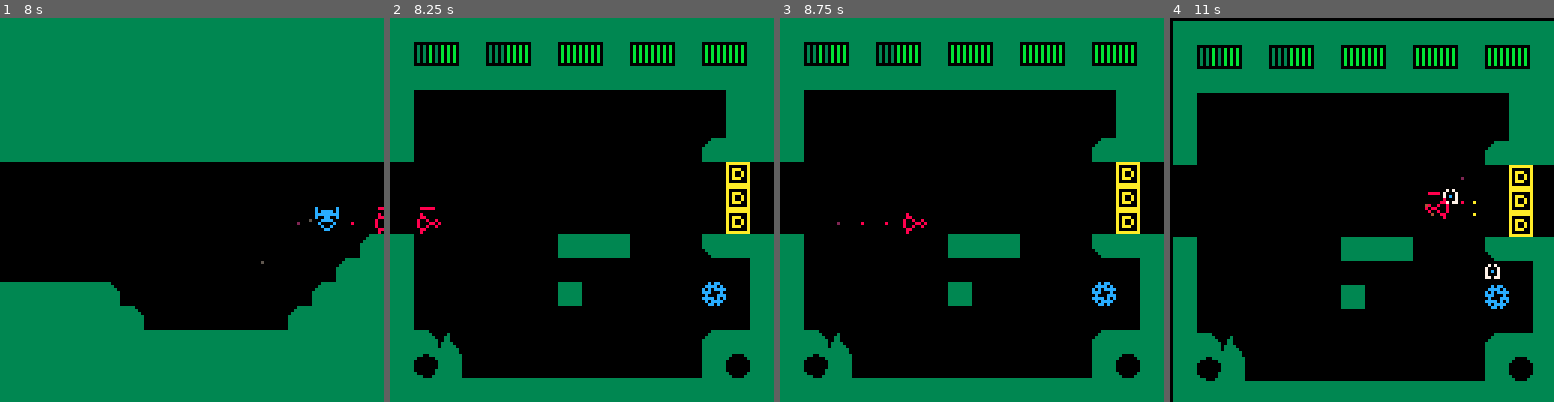
Above: before the commit, frames 1-4 (left to right).
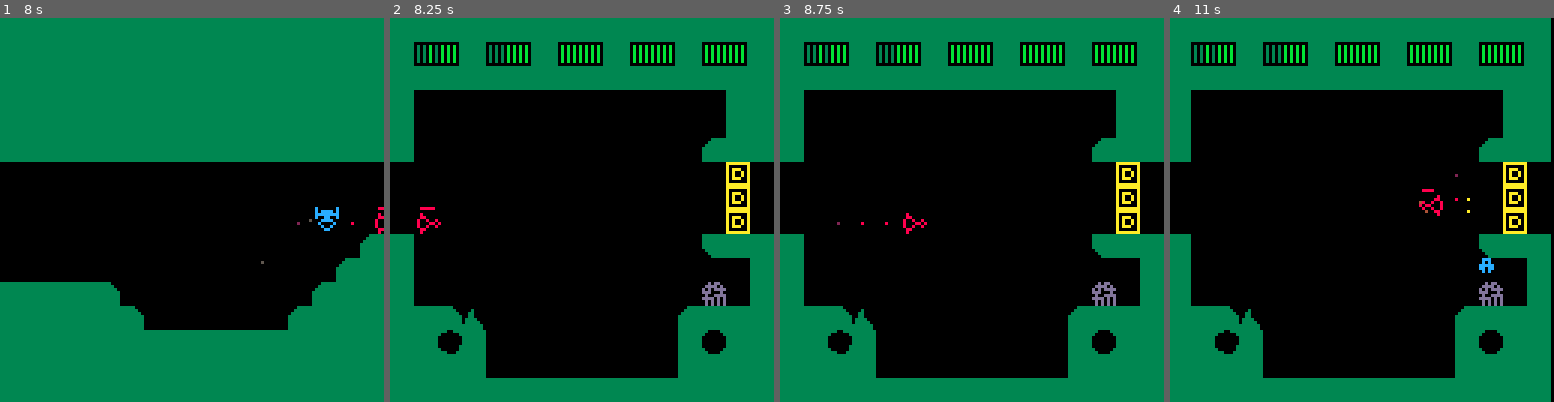
Above: after the commit, the same moments.

Repository: alxgnon/pico-8
Game: PICO-8 cartridge waheronaute.p8
Same seed, same stepped clock (60 frames per second), same inputs: the game is played once before the commit and once after it.
Inputs:
- Up to frame 1 (8 s): tap X (X key) at 0.33, 0.7, 1.43, 2.58, 3.1, 3.62, 4.13, 4.65, 5.17, 5.68, 6.2, 6.72, 7.23, 7.75 s; tap O (Z key) at 1.07, 1.8, 2.43, 3.07, 3.7, 4.33, 4.97, 5.6, 6.23, 6.87, 7.5 s; hold Right 2.33-3.33 s; hold Right 3.38-4.22 s; hold Up 4.27-4.67 s; hold Right 4.72-5.72 s; hold Down 5.77-6.1 s; hold Left 6.15-6.98 s; hold Right from 7.03 s (still down)
- Up to frame 2 (8.25 s): release Right at 8.03 s; hold Right from 8.08 s (still down); tap O (Z key) at 8.13 s
- Up to frame 3 (8.75 s): keep holding Right; tap X (X key) at 8.27 s
- Up to frame 4 (11 s): tap O (Z key) every 0.63 s from 8.77 to 10.67 s; tap X (X key) every 0.52 s from 8.78 to 10.85 s; release Right at 8.92 s; hold Up 8.97-9.37 s; hold Right 9.42-10.42 s; hold Down 10.47-10.8 s; hold Left from 10.85 s (still down)

Frame 1 is identical in both runs. In frame 2, 6.6% of the frame differs, in the area x 6-94%, y 56-94%; in frame 3, 6.6%; in frame 4, 15%, in the area x 0-100%, y 0-100%.

Commit message:
fragile spawner mobs

Diff:
--- a/waheronaute.p8
+++ b/waheronaute.p8
@@ -492,6 +492,7 @@
 	, w = 4
 	, h = 4
 	, hp = 1
+	, fragile = true
 	, edamage = 1
 	,update=function(a) -- move
 		drink_lemonade(a)
@@ -603,6 +604,9 @@
 					qq_ferailles(rnd"4",a.x,a.y)
 					if a.hp < 1 then
 						jeu.countin = 16
+					end
+					if b.fragile then
+						del(jeu.actors, b)
 					end
 				end
 			end
@@ -709,14 +713,14 @@
 11111111111111111111111111111111111111111111111111111111111111111111111111111111111111111111111111111111111111111111111111111111
 11111111111111111111111111111111111111111111111111111111111111111111111111111111111111111111111111111111111111111111111111111111
 11111111111111111111111111111111111111111111111111111111111111111111111111111111111111111111111111111111111111111111111111111111
-181111111a111111111a1111c111111c11111111111ff1119111111911c0cc111707111111111111111111111111111111111111111111111111111111111111
-18811111a0a111111111a111c1cccc1c111ee1111f1111f1111191111cccc0c17000711111111111111111111111111111111111111111111111111111111111
-800811811a11111111111111cccccccc11e11e11111f111111111111c0c0cccc70c0711111111111111111111111111111111111111111111111111111111111
-80008808111111111111a111c00cc00c1e1ee1e1f1111f1f19111111ccc000c07000711111111111111111111111111111111111111111111111111111111111
-8008118111111111111a111110cccc011e1ee1e1f1f1111f111111910c000ccc7707711111111111111111111111111111111111111111111111111111111111
-1881111111111111111111111c0000c111e11e111111f11111111111cccc0c0c1111111111111111111111111111111111111111111111111111111111111111
-18111111111111111111111111c00c11111ee1111f1111f1111911111c0cccc11111111111111111111111111111111111111111111111111111111111111111
-111111111111111111111111111cc11111111111111ff1119111111911cc0c111111111111111111111111111111111111111111111111111111111111111111
+181111111a111111111a1111c111111c11111111111ff1119111111911d0dd111ccc111111111111111111111111111111111111111111111111111111111111
+18811111a0a111111111a111c1cccc1c111ee1111f1111f1111191111dddd0d11c0c111111111111111111111111111111111111111111111111111111111111
+800811811a11111111111111cccccccc11e11e11111f111111111111d0d0ddddccccc11111111111111111111111111111111111111111111111111111111111
+80008808111111111111a111c00cc00c1e1ee1e1f1111f1f19111111ddd000d0cc0cc11111111111111111111111111111111111111111111111111111111111
+8008118111111111111a111110cccc011e1ee1e1f1f1111f111111910d00dddd1c0c111111111111111111111111111111111111111111111111111111111111
+1881111111111111111111111c0000c111e11e111111f11111111111dddd0d0d1111111111111111111111111111111111111111111111111111111111111111
+18111111111111111111111111c00c11111ee1111f1111f1111911111d0d0d0d1111111111111111111111111111111111111111111111111111111111111111
+111111111111111111111111111cc11111111111111ff111911111191d0d0d0d1111111111111111111111111111111111111111111111111111111111111111
 11111111111111111111111111111111111111111111111111111111111111111111111111111111111111111111111111111111111111111111111111111111
 11111111111111111111111111111111111111111111111111111111111111111111111111111111111111111111111111111111111111111111111111111111
 11111111111111111111111111111111111111111111111111111111111111111111111111111111111111111111111111111111111111111111111111111111
@@ -818,12 +822,12 @@
 06060606000606000606000606000600000000000000000000000000000000000000000000000000000000000000020000000000000000000000000000000c0101000000000000000000000000000001010000000000000000000000000000010100000000000000000000000000000101000000000000000000000000000001
 0300000000000000000000000000000000000000000000000000000000000000000000000000000000000000000002000000000000000000000000000000020000000000000000000000000000000001010000000000000000000000000000010100000000000000000000000000000101000001010100000000000101000001
 0300000000000000000000000000000000000000000000000000430000000000000000000000000000000000000002000000000000000000000000000000020000000000000000000000000000000000000000000000000000000000000000010100000000000000000000000000000101000000000100000000010100000001
-030000000000000000000000000000000000000000000000000000000000000c010000000000000101010000001001010100000000000000000000430000020000000000000000000000000000000000000000000000000000000000000000010100000000000000000000000000000101000000000000000000000000000001
+030000000000000000000000000000000000000000000000000000000000000c010000000000000000000000001001010100000000000000000000430000020000000000000000000000000000000000000000000000000000000000000000010100000000000000000000000000000101000000000000000000000000000001
 0305050005000005050500000005050000000000000000000000000000000c01010000000000000000000000000000010100000000000000004300000000100101000000000000000000000000000000000000000000000000000000000000010100000000000000000000000000000101000101000000000000000000000001
-03010101010101010101010101010101010101010b00000000000000000c0101010000000000000100000000004700010100000000000000000000000000000101000000000000000000000000000001010000000000000000000000000000010100000000000000000000000000000101000101010000000000000000000001
-0301010101010101010101010101010101010101010b0000000000000c010101010000000000000000000000000000010100000000000000000000000000000101000000000000000000000000000001010000000000000000000000000000010100000000000000000000000000000101000000000101010101010100000001
-030a010101010101010101010101010101010101010101010101010101010101010b05000000000000000000000c01010100000c01010101010101010b00000101000000000000000000000000000001010000000000000000000000000000010100000000000000000000000000000101000000000000000000000000000001
-0300000a0101010101010101010101010101010101010101010101010101010101040100000000000000000000010d01010101010e0e1f0e0e1e0e0f0101010101000000000000000000000000000001010000000000000000000000000000010100000000000000000000000000000101000000000000000000000000000001
+03010101010101010101010101010101010101010b00000000000000000c0101010000000000000000000000004700010100000000000000000000000000000101000000000000000000000000000001010000000000000000000000000000010100000000000000000000000000000101000101010000000000000000000001
+0301010101010101010101010101010101010101010b0000000000000c01010101010b0500000000000000000c0101010100000000000000000000000000000101000000000000000000000000000001010000000000000000000000000000010100000000000000000000000000000101000000000101010101010100000001
+030a010101010101010101010101010101010101010101010101010101010101010104010000000000000000010d01010100000c01010101010101010b00000101000000000000000000000000000001010000000000000000000000000000010100000000000000000000000000000101000000000000000000000000000001
+0300000a0101010101010101010101010101010101010101010101010101010101010101000000000000000001010101010101010e0e1f0e0e1e0e0f0101010101000000000000000000000000000001010000000000000000000000000000010100000000000000000000000000000101000000000000000000000000000001
 030303030303030a010101010101010101010101010101010101010101010101010101010101010101010101010101010101010101010101010101010101010101010101010101000000010101010101010101010101010000000101010101010101010101010000000101010101010101010101010100000001010101010101
 0101010101010101010101010101010101010101010101010101010101010101010101010101010101010101010101010101010101010101010101010101010101010101010101000000010101010101010101010101010000000101010101010101010101010000000101010101010101010101010100000001010101010101
 0100000000000000000000000000000101000000000000000000000000000001010000000000000000000000000000010100000000000000000000000000000101000000000000000000000000000001010000000000000000000000000000010100000000000000000000000000000101000000000000000000000000000001
